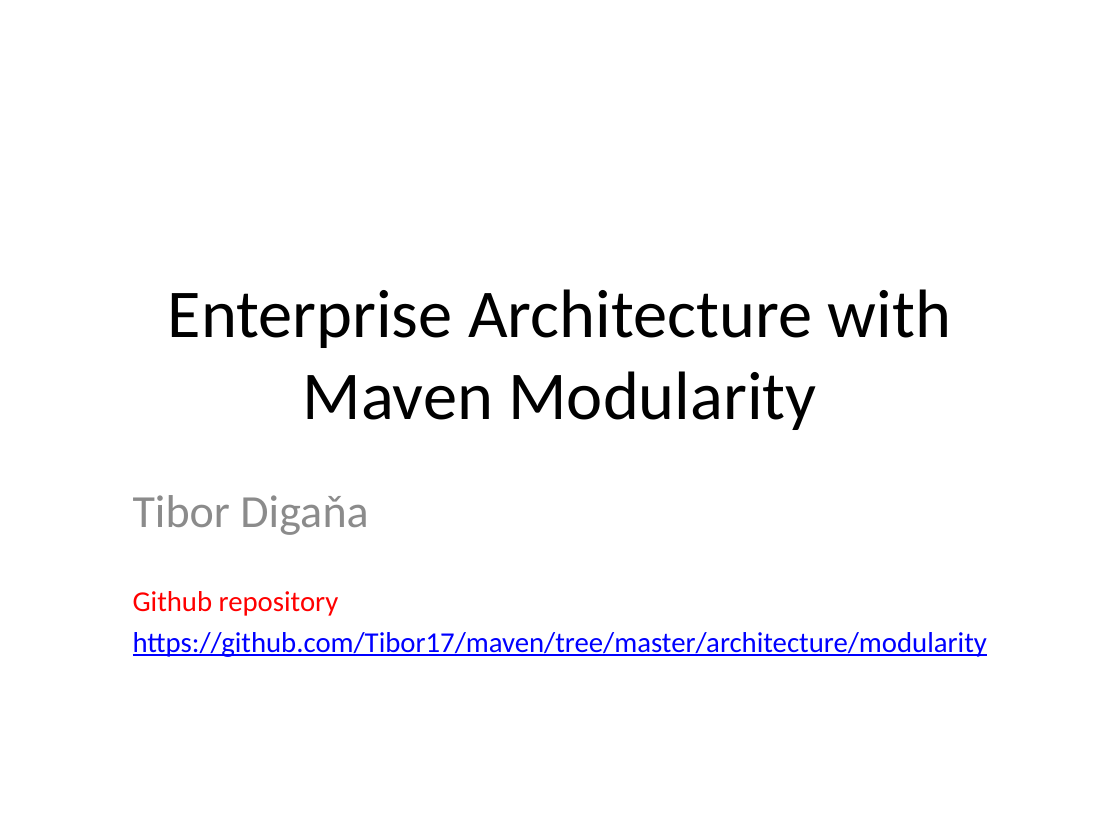
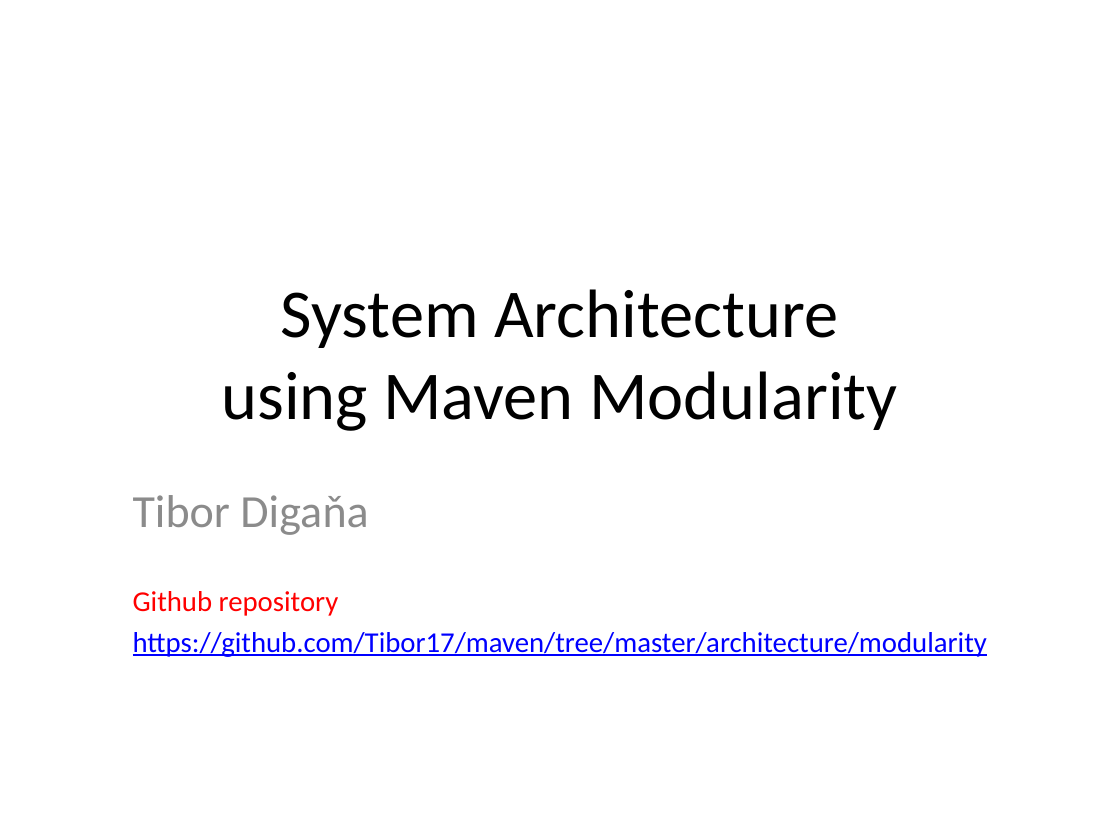
Before and after one commit to jonasalfthan/maven, a slide deck: slide 1 of architecture/modularity/modularity.pptx. Drawn at 1120x840 pixels with LibreOffice and Linux fonts; fonts in the diff are those of the drawing. Boxes give left, top, right and bottom in pixels: in the first picture for what was removed or moved away, otherwise in the second. Text is boxed around its words. In the diff, an @@ line names an element or a change of style, - is before the commit and + after.

Commit message:
changed presentation title

```diff
--- a/architecture/modularity/modularity.pptx
+++ b/architecture/modularity/modularity.pptx
@@ title at [221,289,897,431]: text changed @@
-Enterprise Architecture with Maven Modularity
+System Architecture
+using Maven Modularity
```
